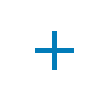
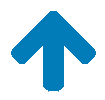
Two versions of the same layered image (105px x 100px). Layer-by-layer changes:
hid "+" over 35, 31, 74, 70
added layer "arrowup_trans" above "arrowup" over 11, 11, 96, 92
hid "notify_icon.png" over 22, 18, 86, 83
